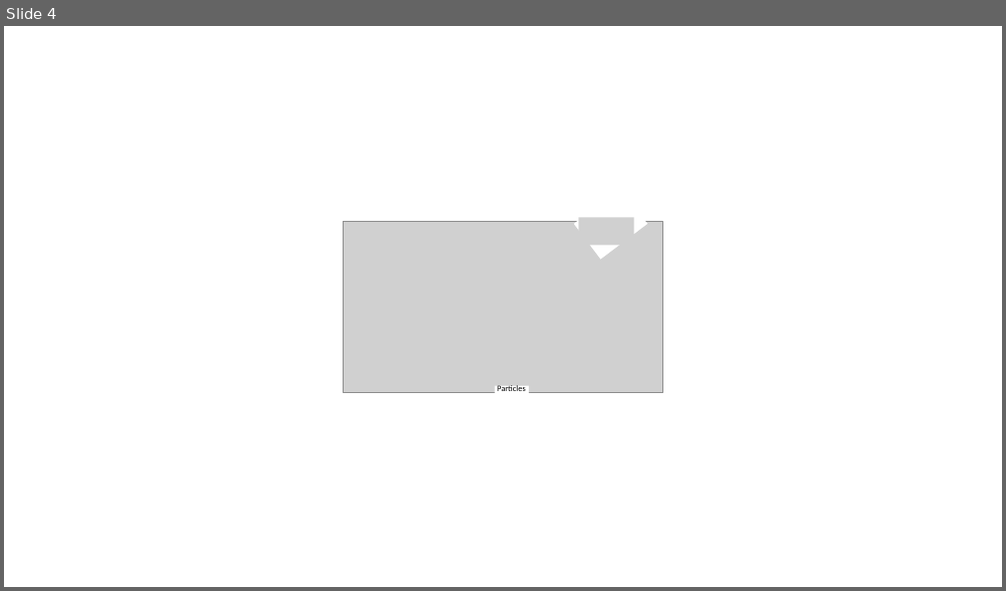
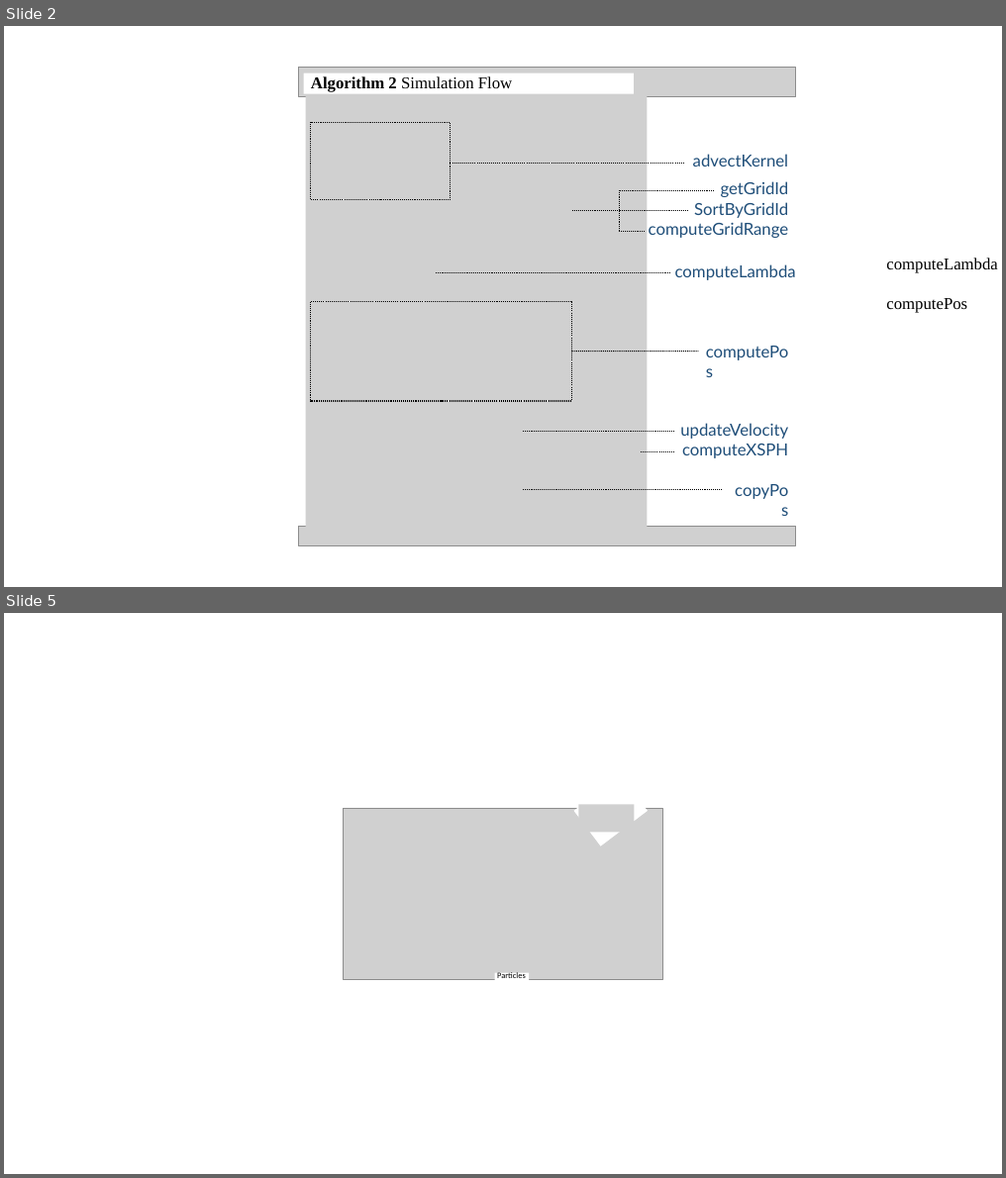
Before and after one commit to naeioi/PBF-CUDA, a slide deck: paper/figures.pptx. Shown one above the other, each under a label of ours: slide 4 before the commit, slides 2 and 5 after it; the slides between them are not shown. The pictures are 1006x591 and 1006x1178 pixels, drawn with LibreOffice and Linux fonts; fonts in the diff are those of the drawing; grey boxes stand for pictures. Boxes give left, top, right and bottom in pixels: in the first picture for what was removed or moved away, otherwise in the second. Text is boxed around its words. In the diff, an @@ line names an element or a change of style, - is before the commit and + after.

Commit message:
Update thesis on algorithm overview

```diff
--- a/paper/figures.pptx
+++ b/paper/figures.pptx
@@ slide 2 added at [4, 26, 1002, 587], background #FFFFFF @@
@@ picture added at [299, 68, 796, 97] @@
@@ rectangle added at [303, 74, 634, 94], fill #FFFFFF, 10.5 pt, text #FFFFFF @@
+Algorithm 2 Simulation Flow
@@ text added at [311, 79, 443, 90], 16 pt, text #000000 @@
+Algorithm 2 Simulation Flow
@@ picture added at [306, 95, 648, 528] @@
@@ rectangle added at [310, 123, 450, 199], outline #000000 1 pt dashed @@
@@ line added from (450, 163) to (684, 163), #000000 1 pt dashed @@
@@ text added at [693, 154, 788, 167], 16 pt, text #1F4E79 @@
+advectKernel
@@ line added from (714, 190) to (620, 190), #000000 1 pt dashed @@
@@ line added from (620, 190) to (620, 231), #000000 1 pt dashed @@
@@ text added at [648, 181, 789, 238], 16 pt, text #1F4E79 @@
+getGridId
+SortByGridId
+computeGridRange
@@ line added from (572, 210) to (688, 210), #000000 1 pt dashed @@
@@ line added from (645, 231) to (620, 231), #000000 1 pt dashed @@
@@ text added at [886, 258, 998, 274], 16 pt, text #000000 @@
+computeLambda
+computePos
@@ line added from (436, 274) to (671, 274), #000000 1 pt dashed @@
@@ text added at [675, 265, 796, 280], 16 pt, text #1F4E79 @@
+computeLambda
@@ rectangle added at [310, 301, 571, 401], outline #000000 1 pt dashed @@
@@ text added at [886, 298, 967, 313], 16 pt, text #1F4E79 @@
+computePos
@@ line added from (572, 352) to (699, 352), #000000 1 pt dashed @@
@@ line added from (523, 432) to (675, 432), #000000 1 pt dashed @@
@@ text added at [680, 423, 788, 459], 16 pt, text #1F4E79 @@
+updateVelocity
+computeXSPH
@@ line added from (641, 452) to (675, 452), #000000 1 pt dashed @@
@@ line added from (523, 490) to (722, 490), #000000 1 pt dashed @@
@@ text added at [722, 476, 796, 504], 16 pt, text #1F4E79 @@
+copyPos
@@ picture added at [299, 526, 796, 547] @@
@@ what was slide 4 is now slide 5 @@
```
Also in this commit, not shown: 1 other slide added, 1 slide removed, 1 other file.
